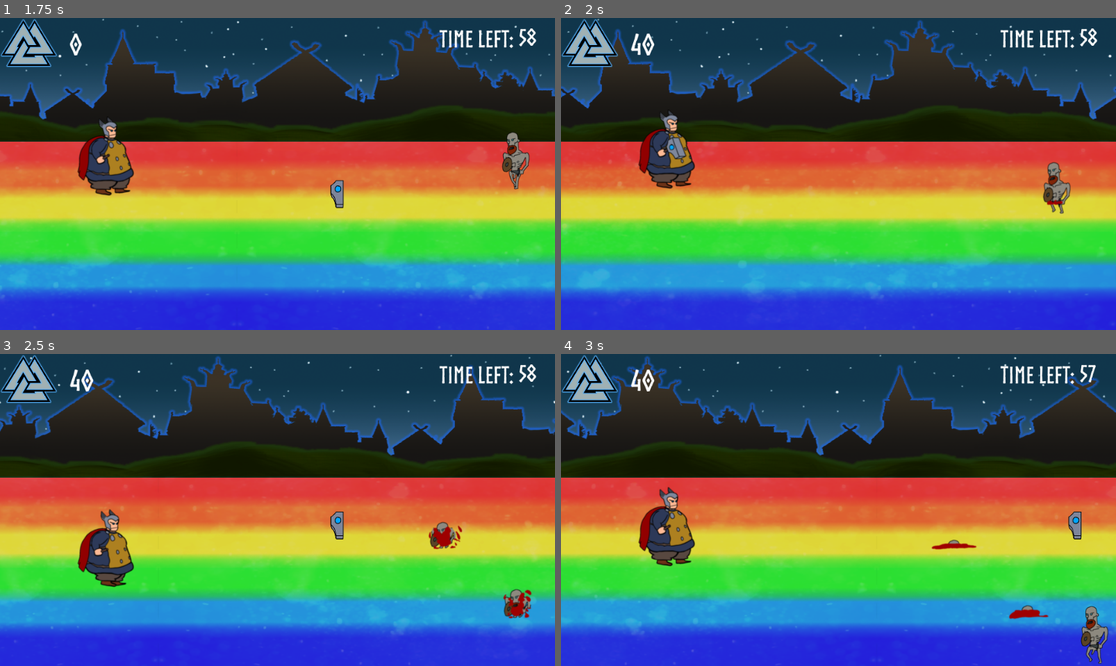
Above: before the commit, frames 1-4 (two rows, left to right).
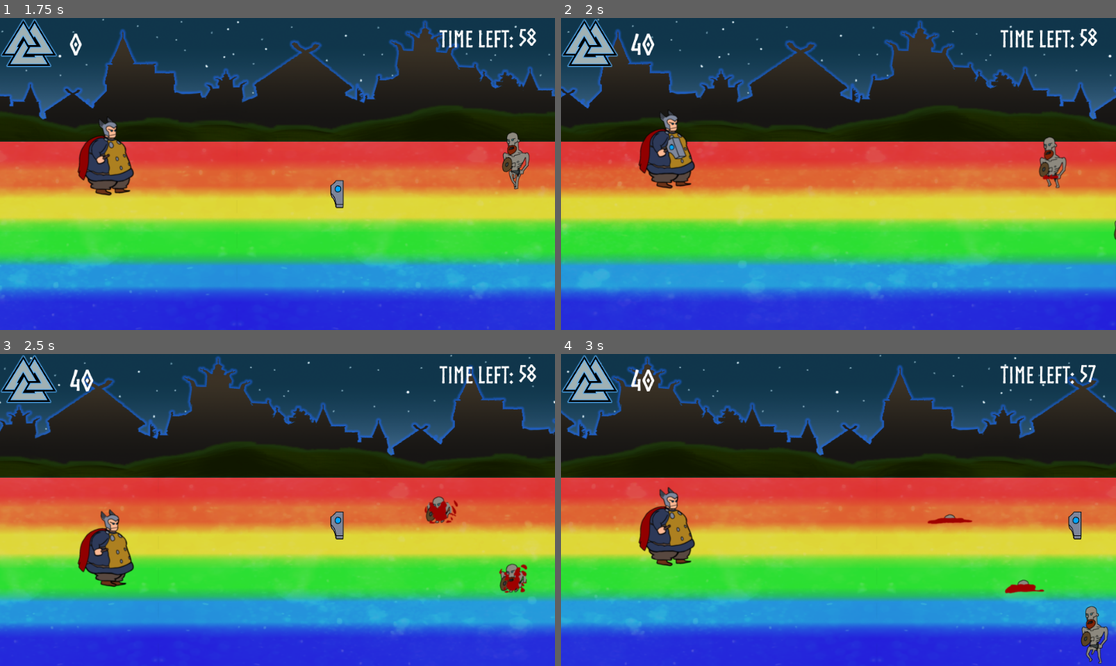
Above: after the commit, the same moments.

Repository: AtharvVohra/Ragnaromp
Game: Godot game, scene res://Title.tscn
Same seed, same stepped clock (60 frames per second), same inputs: the game is played once before the commit and once after it. The project has no main scene, so this scene is started directly.
Inputs:
- Up to frame 1 (1.75 s): click "ROMP!" at 0.5 s; hold Up (ui_up) from 1.28 s (still down); tap Space (ui_select) at 1.52 s
- Up to frame 2 (2 s): keep holding Up (ui_up)
- Up to frame 3 (2.5 s): release Up (ui_up) at 2.03 s; hold Down (ui_down) from 2.03 s (still down); tap Space (ui_select) at 2.27 s
- Up to frame 4 (3 s): release Down (ui_down) at 2.78 s; hold Up (ui_up) from 2.78 s (still down)

Frame 1 is identical in both runs. In frame 2, 0.8% of the frame differs, in the area x 86-100%, y 38-72%; in frame 3, 1.5%, in the area x 76-96%, y 45-85%; in frame 4, 0.6%.

Commit message:
Fixed Draugr, Giant death animations

Diff:
--- a/Draugr.tscn
+++ b/Draugr.tscn
@@ -58,7 +58,7 @@
 "values": [ 0, 1, 2, 3, 4, 5, 6, 7, 8, 9, 10, 11, 12, 13 ]
 }
 
-[node name="Draugr" type="KinematicBody2D" index="0"]
+[node name="Draugr" type="KinematicBody2D"]
 
 input_pickable = false
 collision_layer = 1
@@ -128,11 +128,10 @@
 [node name="Blood" type="Sprite" parent="." index="7"]
 
 visible = false
-position = Vector2( 6.82744, 42.4277 )
+position = Vector2( -0.342268, -1.66597 )
 z_index = -1
 texture = ExtResource( 7 )
 hframes = 14
-frame = 13
 _sections_unfolded = [ "Animation", "Visibility", "Z Index" ]
 
 [node name="HonorLost1" type="AudioStreamPlayer" parent="." index="8"]
--- a/IceGiant.tscn
+++ b/IceGiant.tscn
@@ -52,7 +52,7 @@
 "values": [ 0, 1, 2, 3, 4, 5, 6, 7, 8, 9, 10, 11, 12, 13 ]
 }
 
-[node name="IceGiant" type="KinematicBody2D"]
+[node name="IceGiant" type="KinematicBody2D" index="0"]
 
 input_pickable = false
 collision_layer = 1
@@ -85,12 +85,10 @@
 
 [node name="Blood" type="Sprite" parent="." index="3"]
 
-visible = false
-position = Vector2( 12.8226, 35.2111 )
+position = Vector2( 61.2327, -13.9624 )
 z_index = -1
 texture = ExtResource( 3 )
 hframes = 14
-frame = 13
 _sections_unfolded = [ "Animation", "Z Index" ]
 
 [node name="HonorGain1" type="AudioStreamPlayer" parent="." index="4"]
--- a/Level.tscn
+++ b/Level.tscn
@@ -135,7 +135,7 @@
 font_data = ExtResource( 3 )
 _sections_unfolded = [ "Font", "Settings" ]
 
-[node name="Level" type="Node2D" index="0"]
+[node name="Level" type="Node2D"]
 
 script = ExtResource( 1 )
 
